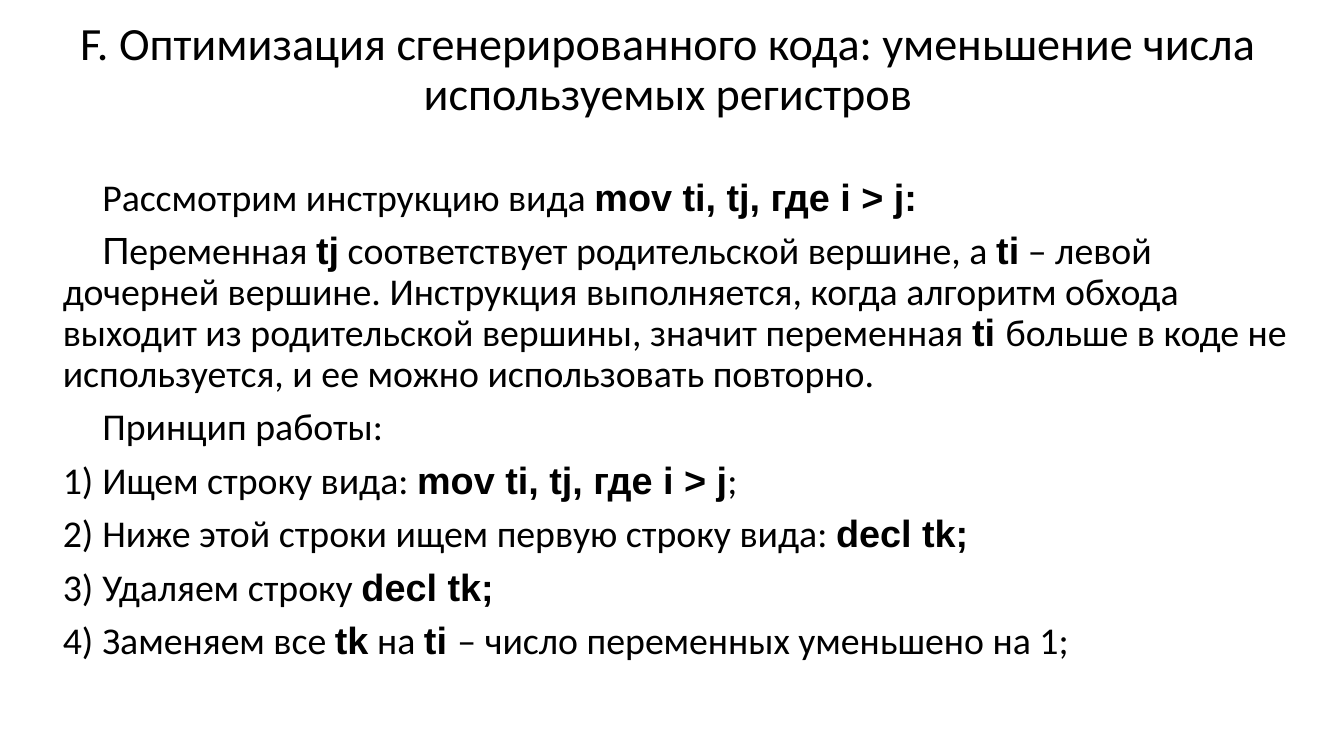
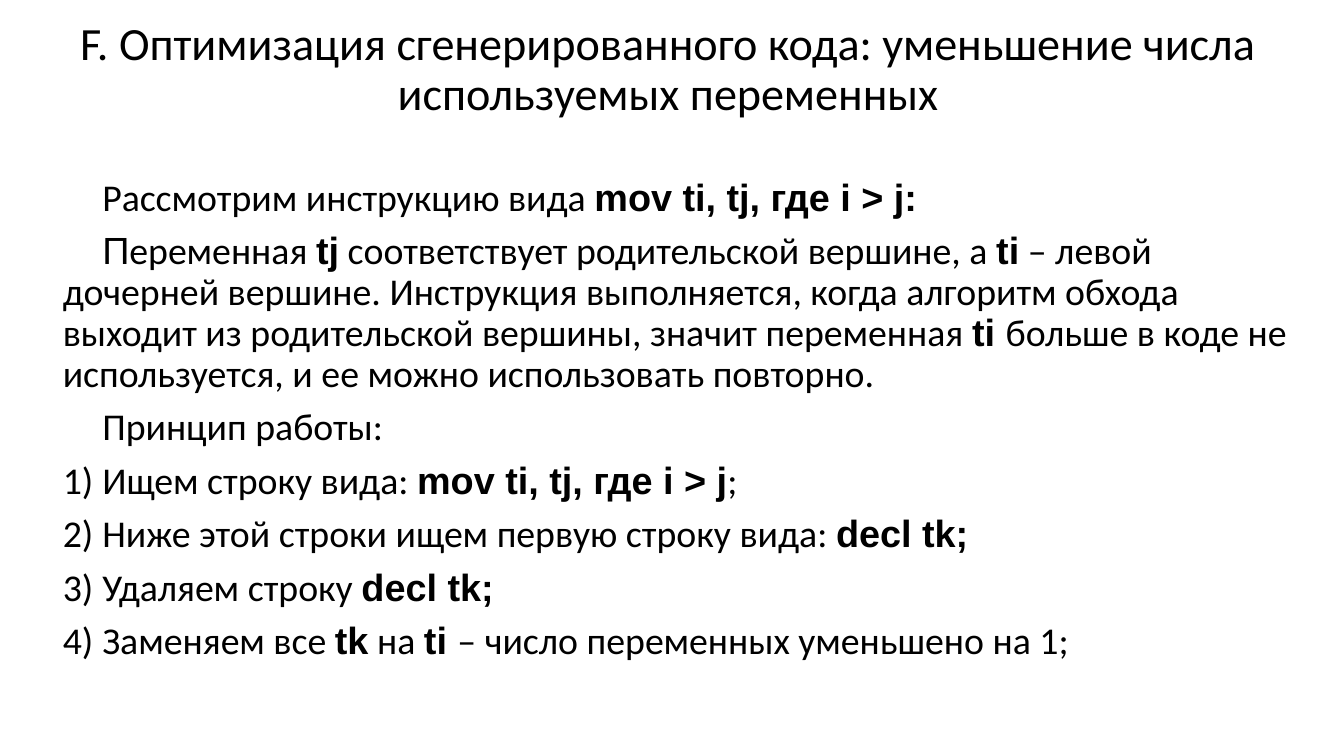
Before and after one commit to goddamnteam/korzun, a slide deck: slide 35 of task3.pptx (slide 36 before the commit). Drawn at 1344x756 pixels with LibreOffice and Linux fonts; fonts in the diff are those of the drawing. Boxes give left, top, right and bottom in pixels: in the first picture for what was removed or moved away, otherwise in the second. Text is boxed around its words. In the diff, an @@ line names an element or a change of style, - is before the commit and + after.

```diff
--- a/task3.pptx
+++ b/task3.pptx
@@ title at (80, 30, 1255, 118): text changed @@
-F. Оптимизация сгенерированного кода: уменьшение числа используемых регистров
+F. Оптимизация сгенерированного кода: уменьшение числа используемых переменных
```
Also in this commit, not shown: 16 other slides changed, 1 slide removed.
